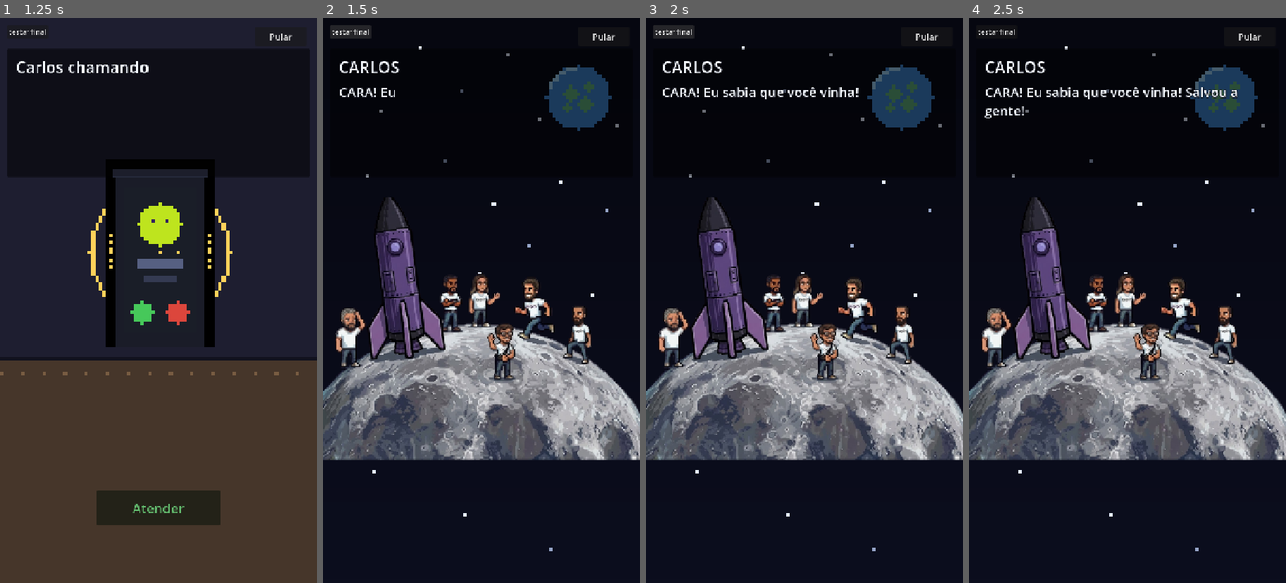
Above: before the commit, frames 1-4 (left to right).
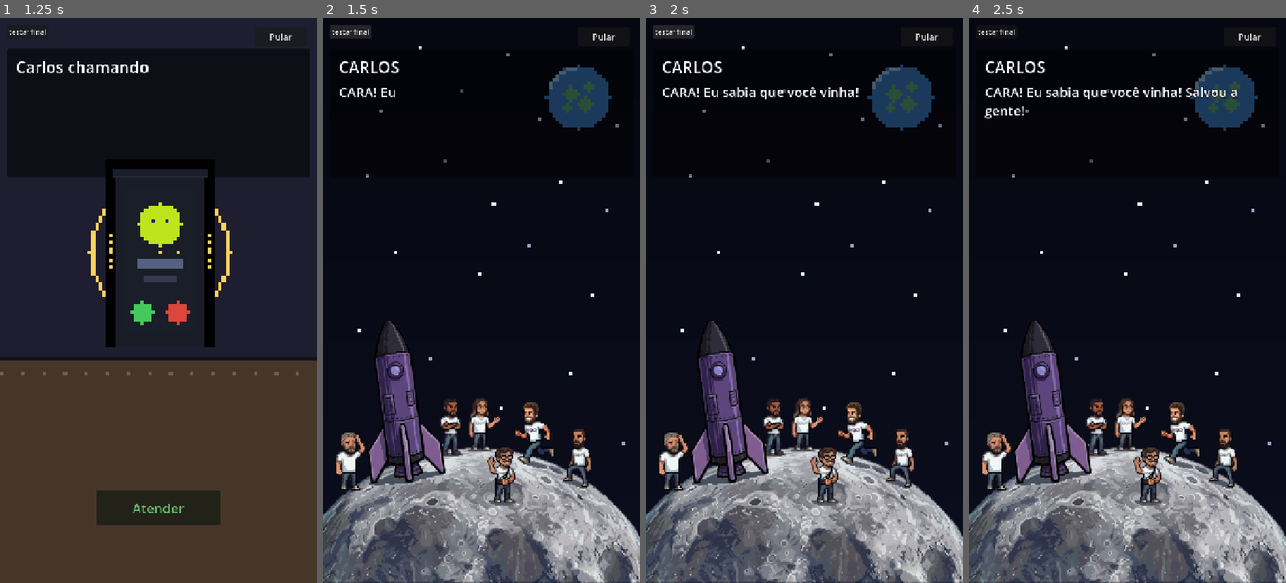
Above: after the commit, the same moments.

Repository: lucasevero/foguete-pra-lua
Game: Godot game, scene res://main.tscn
The game is run twice, just before and just after one commit, with the same random seed, the same clock (stepped at 60 frames per second) and the same inputs.
Inputs:
- Up to frame 1 (1.25 s): click "JOGAR" at 0.5 s
- Up to frame 2 (1.5 s): click "testar final" at 1.25 s
- Up to frame 3 (2 s): no input
- Up to frame 4 (2.5 s): click "Atender" at 2 s

Frame 1 is identical in both runs. In frame 2, 43% of the frame differs, in the area x 0-100%, y 31-100%; in frame 3, 43%; in frame 4, 43%.

Commit message:
fix(integration): ancora a ilustração da CENA 2 no rodapé (corte da Lua na borda)
SceneArt full-width 720x720 ancorado embaixo; espaço estrelado preenche acima, texto no topo.

Co-Authored-By: Claude Opus 4.8 (1M context) <noreply@anthropic.com>

Diff:
--- a/cutscene_player.tscn
+++ b/cutscene_player.tscn
@@ -22,10 +22,12 @@
 [node name="SceneArt" type="TextureRect" parent="."]
 visible = false
 mouse_filter = 2
+anchor_top = 1.0
 anchor_right = 1.0
 anchor_bottom = 1.0
+offset_top = -720.0
 expand_mode = 1
-stretch_mode = 5
+stretch_mode = 0
 
 [node name="Scene" type="Control" parent="."]
 mouse_filter = 2
